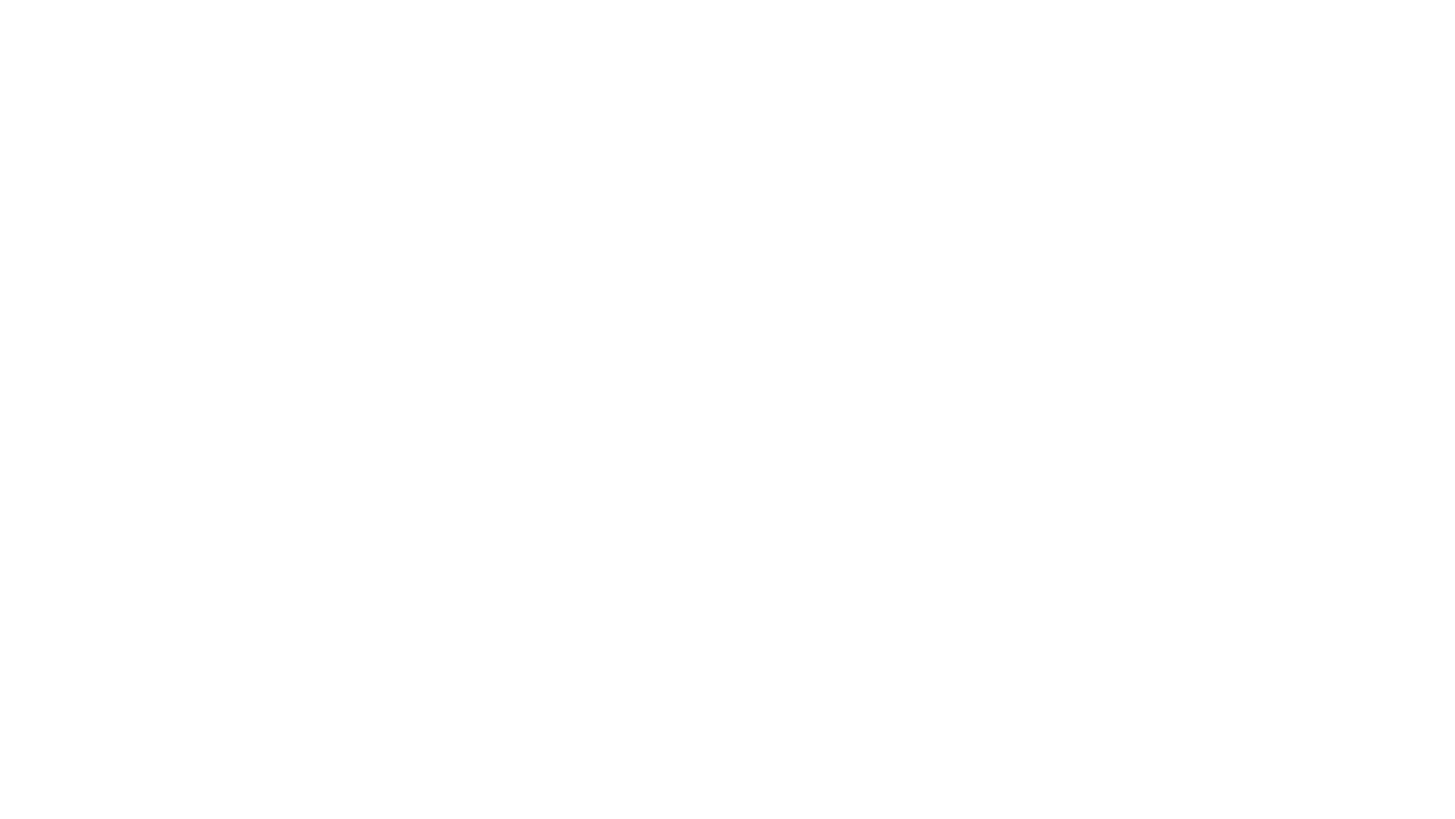
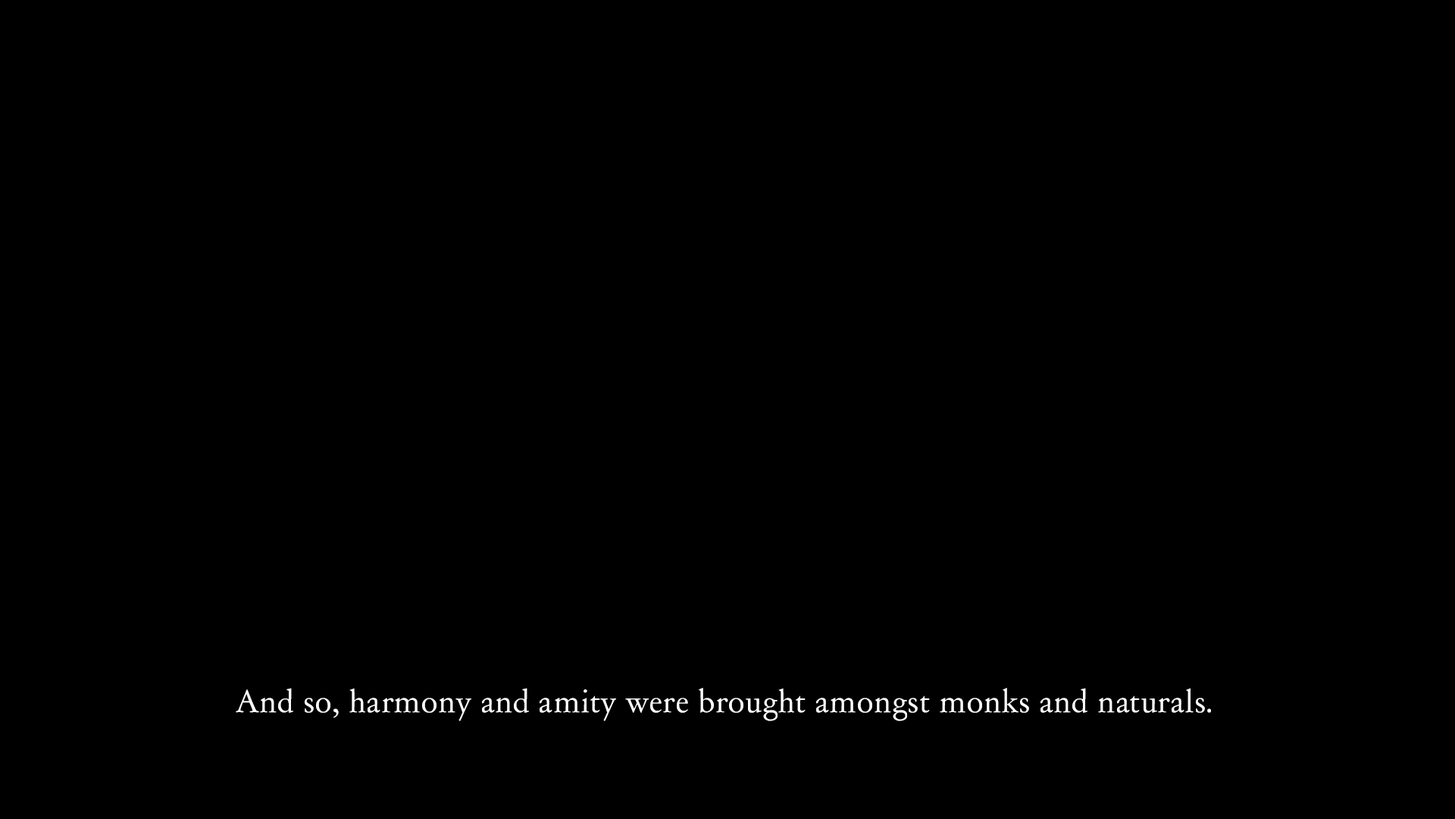
Layer changes from the first 1455×819 image to the second:
removed layer "ending_3" over [331, 687, 1122, 721]
showed "ending_2", painted on it over [235, 687, 1212, 721]
showed "test_only" over [0, 0, 1455, 819]
